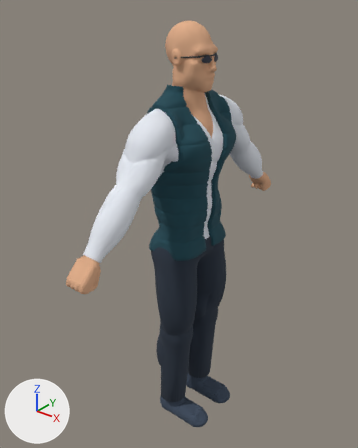
An edit to the glTF model assets/models/sculpt/bozo.glb, drawn before and after from the same camera.
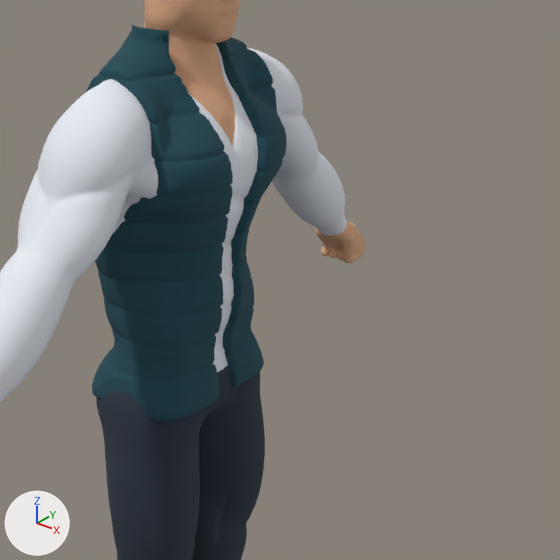
There are two pictures of each version: one whole from a camera (50 mm lens) standing at (1.274, -1.667, 2.089) and looking at (-0.058, -0.002, 1.057), one close up on the part from 30% to 100% of the width and 16% to 72% of the height. The axes (+X, +Y, +Z) are drawn at lower left. The lights are the same throughout. The older version's two pictures come first.

The older version as bpy lines, for what is in view:
```python
me_body = bpy.data.meshes.new('body')
me_body.from_pydata(...)  # 22943 vertices, 43995 faces; spans x -0.16..0.2, y -0.7..0.7, z -0.01..1.96
# faces by material slot: [13198, 9680, 10558, 7479, 3080]
me_body.materials.append(mat_skin)  # beige #e1ad89
me_body.materials.append(mat_shirt)  # white #e8ecf4
me_body.materials.append(mat_suit)  # dark cyan #1f4a56
me_body.materials.append(mat_pants)  # dark blue #2c3644
me_body.materials.append(mat_shoe)  # dark blue #3d4a5c
ob_body = bpy.data.objects.new('body', me_body)
ob_body.location = (0.0, 0.0, 0.0)
```
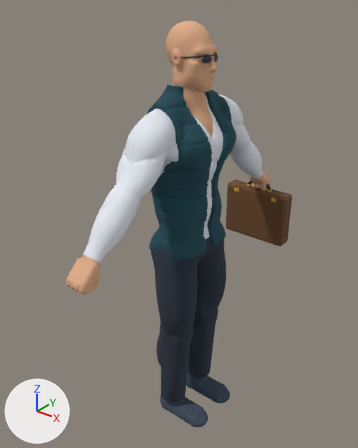
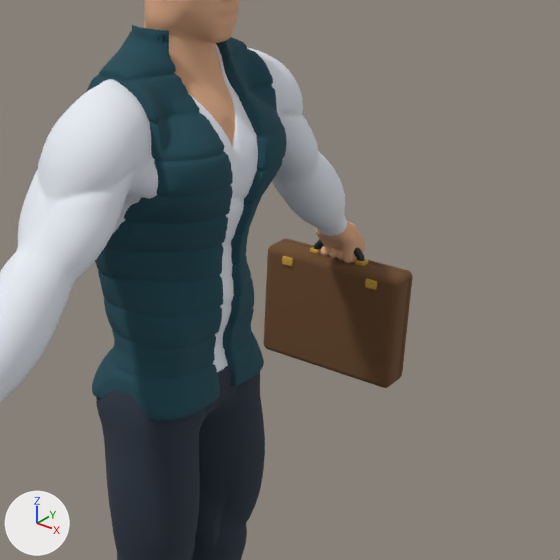
Edits to the bpy script that builds the scene:
```text
Add mat_brass:
    mat_brass = principled_material('brass')
    mat_brass.base_color = (0.584, 0.352, 0.0452)  # yellow #c9a03c
    mat_brass.roughness = 1.0
Add mat_case:
    mat_case = principled_material('case')
    mat_case.base_color = (0.147, 0.0685, 0.0242)  # brown #6b4a2b
    mat_case.roughness = 1.0
Add me_prop_guard_case:
    me_prop_guard_case.from_pydata(...)  # 1216 vertices, 2400 faces; spans x -0.19..0.19, y 0.597..0.697, z 0.753..1.107
    # faces by material slot: [832, 1066, 502]
    me_prop_guard_case.materials.append(mat_case)  # brown #6b4a2b
    me_prop_guard_case.materials.append(mat_frame)  # black #1d1d22
    me_prop_guard_case.materials.append(mat_brass)  # yellow #c9a03c
Add ob_prop_guard_case:
    ob_prop_guard_case = bpy.data.objects.new('prop:guard-case', me_prop_guard_case)
    ob_prop_guard_case.location = (0.0, 0.0, 0.0)
```

Pixel boxes [x1, y1, x2, y2] of what changed, in the close-ups (560 x 560 px):
'prop:guard-case', added: after [264, 239, 413, 388]
    faces in mat_case (brown #6b4a2b): [264, 239, 413, 388]
    faces in mat_brass (yellow #c9a03c): [282, 247, 377, 290]
    faces in mat_frame (black #1d1d22): [314, 239, 365, 261]
